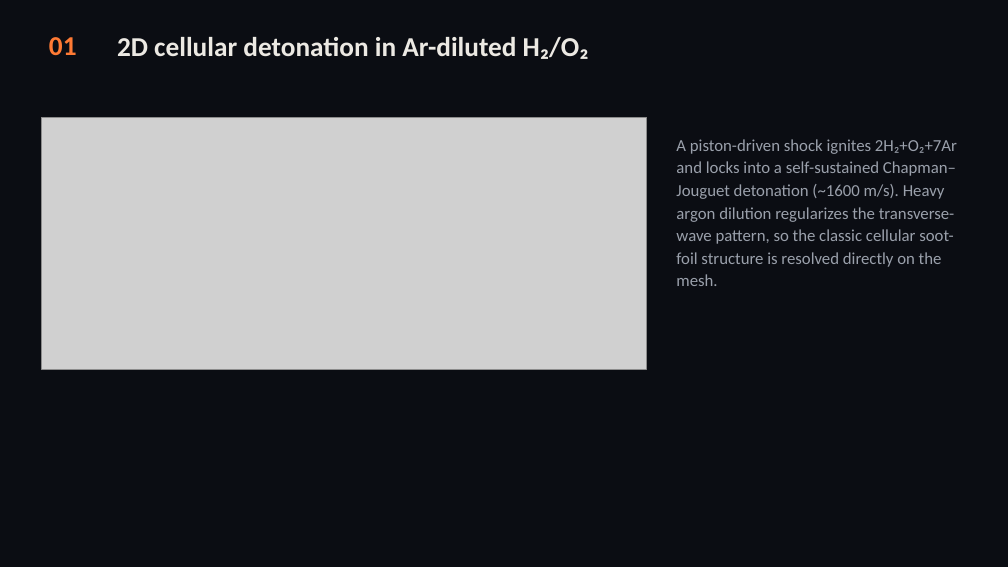
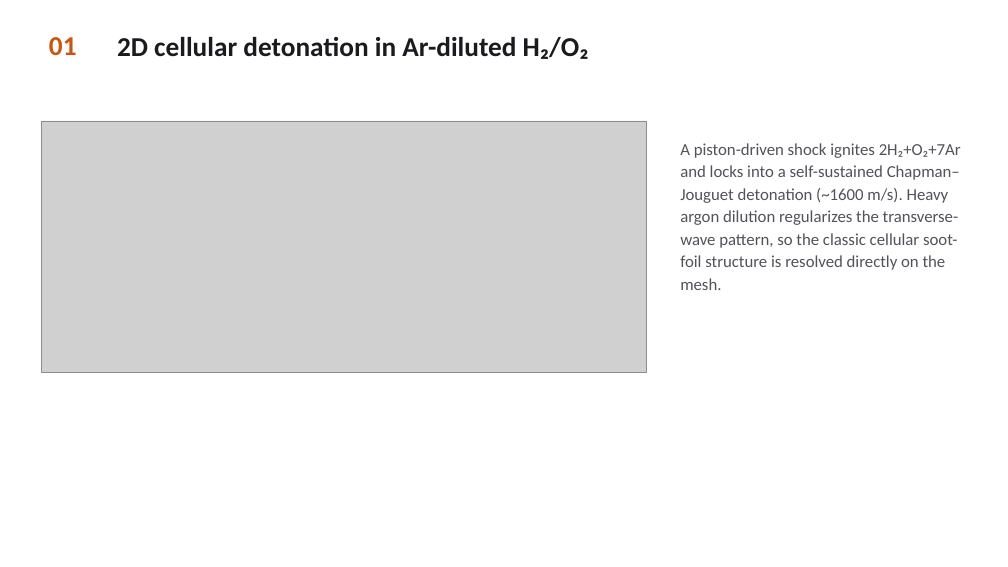
Before and after one commit to sbryngelson/MFC, a slide deck: slide 2 of MFC_combustion_showcase.pptx. Drawn at 1008x567 pixels with LibreOffice and Linux fonts; fonts in the diff are those of the drawing; grey boxes stand for pictures. Boxes give left, top, right and bottom in pixels: in the first picture for what was removed or moved away, otherwise in the second. Text is boxed around its words. In the diff, an @@ line names an element or a change of style, - is before the commit and + after.

Commit message:
docs: white-theme showcase deck with embedded case videos

```diff
--- a/MFC_combustion_showcase.pptx
+++ b/MFC_combustion_showcase.pptx
@@ rectangle removed at (0, 0, 1008, 567) @@
@@ text "01" at (49, 37, 77, 55): text colour #FF7A34 to #C85610 @@
@@ text "2D cellular detonation in Ar-diluted ..." at (117, 37, 589, 59): text colour #ECE9E3 to #1A1A1F @@
@@ picture: place and size @@
-picture at (42, 117, 647, 369)
+picture at (42, 121, 647, 372)
@@ text "A piston-driven shock ignites 2H₂+O₂+7Ar ..." at (680, 143, 961, 290): text colour #9AA0AB to #52525B @@
```
Also in this commit, not shown: 9 other slides changed.
